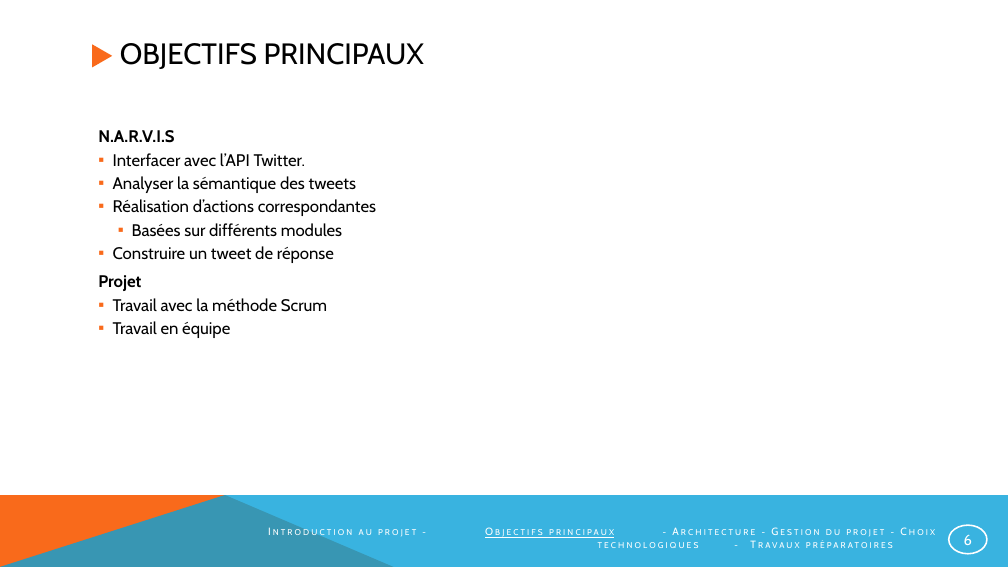
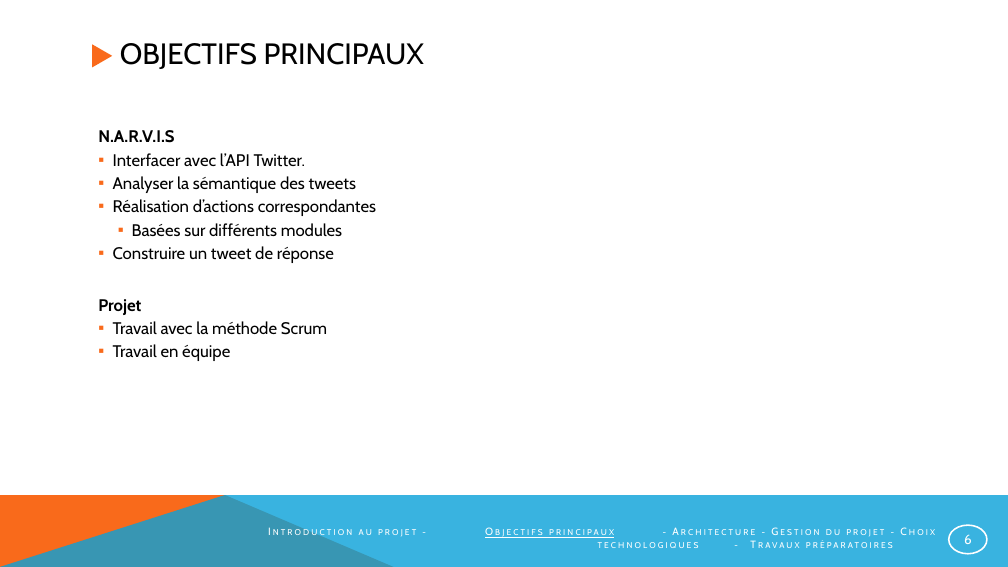
Before and after one commit to NotAVeryIntelligentSystem/NARVIS, a slide deck: slide 6 of Presentation/PrésentationNarvis_2.pptx. Drawn at 1008x567 pixels with LibreOffice and Linux fonts; fonts in the diff are those of the drawing. Boxes give left, top, right and bottom in pixels: in the first picture for what was removed or moved away, otherwise in the second. Text is boxed around its words. In the diff, an @@ line names an element or a change of style, - is before the commit and + after.

```diff
--- a/Presentation/PrésentationNarvis_2.pptx
+++ b/Presentation/PrésentationNarvis_2.pptx
@@ text "N.A.R.V.I.S" rewrapped from [98, 130, 376, 338] to [98, 130, 376, 361] @@
```
Also in this commit, not shown: 5 other slides changed.
